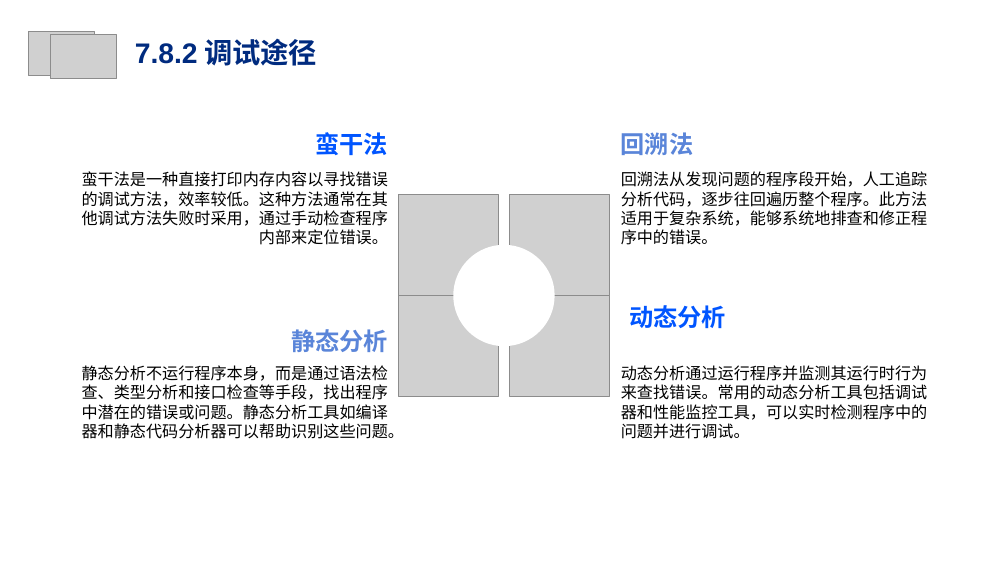
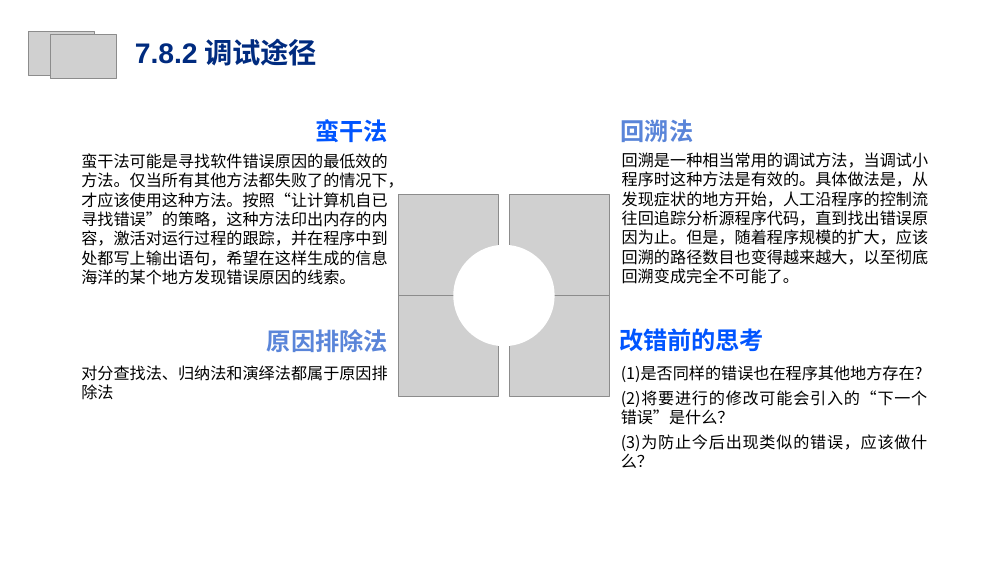
Before and after one commit to Cy2s1ne/Intelligent-PE-test, a slide deck: slide 40 of 软件测试.pptx (slide 36 before the commit). Drawn at 1008x567 pixels with LibreOffice and Linux fonts; fonts in the diff are those of the drawing; grey boxes stand for pictures; background and template pictures are left out. Boxes give left, top, right and bottom in pixels: in the first picture for what was removed or moved away, otherwise in the second. Text is boxed around its words. In the diff, an @@ line names an element or a change of style, - is before the commit and + after.

```diff
--- a/软件测试.pptx
+++ b/软件测试.pptx
@@ text "蛮干法": place and size @@
-text "蛮干法" at [315, 132, 388, 155]
+text "蛮干法" at [315, 119, 388, 142]
@@ text "回溯法": place and size @@
-text "回溯法" at [621, 132, 694, 155]
+text "回溯法" at [621, 119, 694, 142]
@@ text at [81, 153, 404, 285]: text changed @@
-蛮干法是一种直接打印内存内容以寻找错误的调试方法，效率较低。这种方法通常在其他调试方法失败时采用，通过手动检查程序内部来定位错误。
+蛮干法可能是寻找软件错误原因的最低效的方法。仅当所有其他方法都失败了的情况下，才应该使用这种方法。按照“让计算机自已寻找错误”的策略，这种方法印出内存的内容，激活对运行过程的跟踪，并在程序中到处都写上输出语句，希望在这样生成的信息海洋的某个地方发现错误原因的线索。
@@ text at [622, 152, 929, 284]: text changed @@
-回溯法从发现问题的程序段开始，人工追踪分析代码，逐步往回遍历整个程序。此方法适用于复杂系统，能够系统地排查和修正程序中的错误。
+回溯是一种相当常用的调试方法，当调试小程序时这种方法是有效的。具体做法是，从发现症状的地方开始，人工沿程序的控制流往回追踪分析源程序代码，直到找出错误原因为止。但是，随着程序规模的扩大，应该回溯的路径数目也变得越来越大，以至彻底回溯变成完全不可能了。
@@ text at [267, 329, 388, 352]: text changed @@
-静态分析
+原因排除法
@@ text at [619, 328, 764, 351]: text changed @@
-动态分析
+改错前的思考
@@ text at [81, 365, 387, 400]: text changed @@
-静态分析不运行程序本身，而是通过语法检查、类型分析和接口检查等手段，找出程序中潜在的错误或问题。静态分析工具如编译器和静态代码分析器可以帮助识别这些问题。
+对分查找法、归纳法和演绎法都属于原因排除法
@@ text at [621, 365, 928, 468]: text changed @@
-动态分析通过运行程序并监测其运行时行为来查找错误。常用的动态分析工具包括调试器和性能监控工具，可以实时检测程序中的问题并进行调试。
+(1)是否同样的错误也在程序其他地方存在?
+(2)将要进行的修改可能会引入的“下一个错误”是什么？
+(3)为防止今后出现类似的错误，应该做什么？
```
Also in this commit, not shown: 11 other slides changed, 8 slides added, 2 slides removed.
